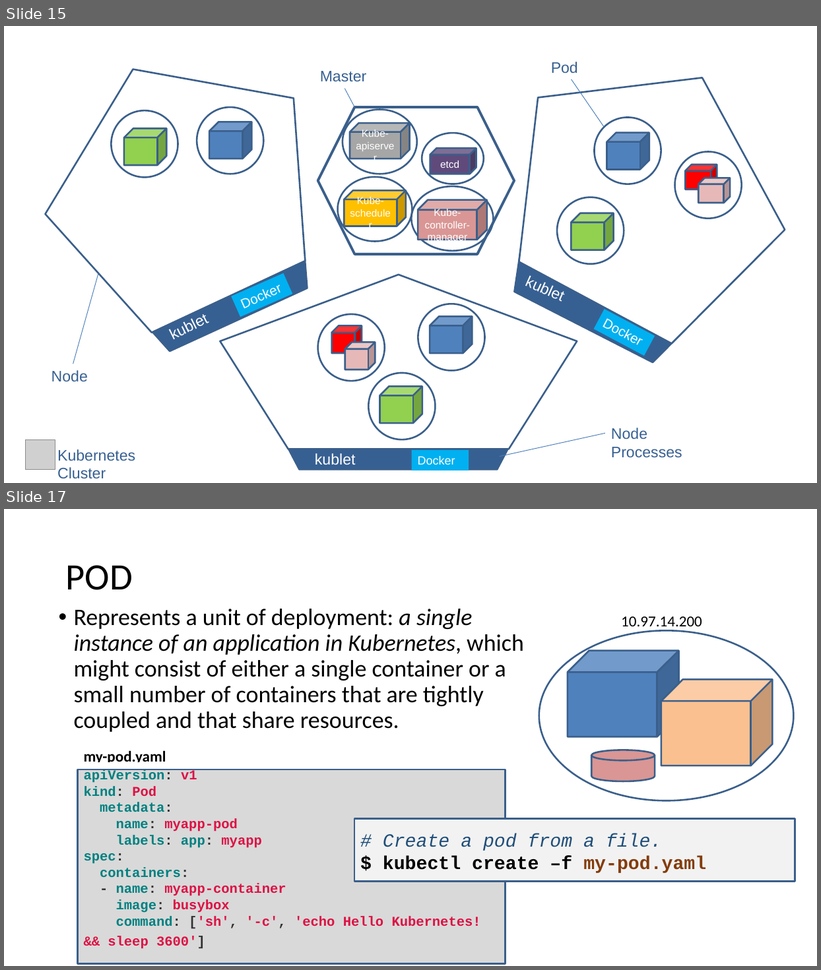
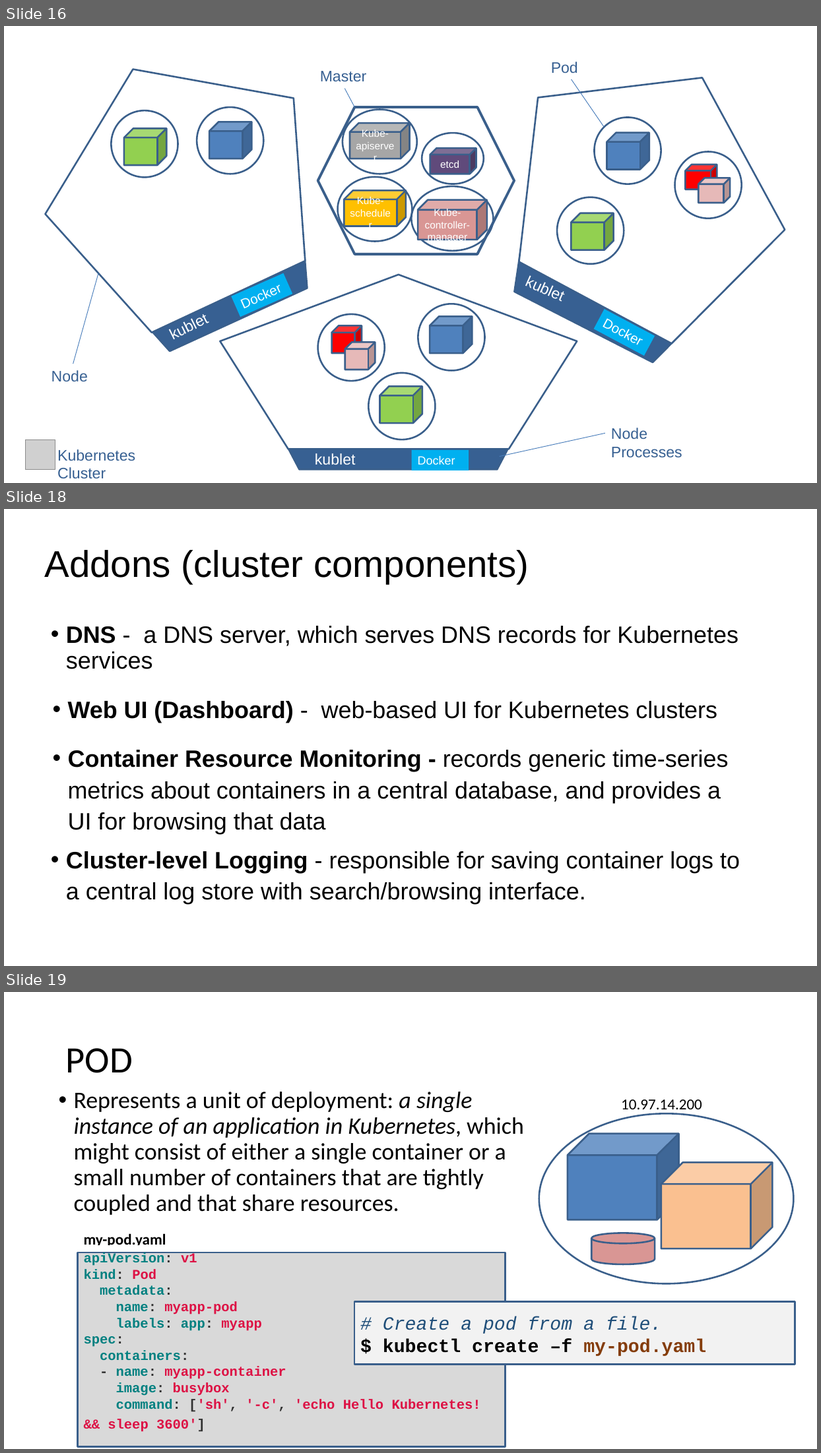
Before and after one commit to eylonmalin/k8s-training, a slide deck: day-2/Using Kubernetes Day 2.pptx. Shown one above the other, each under a label of ours: slides 15 and 17 before the commit, slides 16, 18 and 19 after it; the slides between them are not shown. The pictures are 821x970 and 821x1453 pixels, drawn with LibreOffice and Linux fonts; fonts in the diff are those of the drawing; grey boxes stand for pictures. Boxes give left, top, right and bottom in pixels: in the first picture for what was removed or moved away, otherwise in the second. Text is boxed around its words. In the diff, an @@ line names an element or a change of style, - is before the commit and + after.

```diff
--- a/day-2/Using Kubernetes Day 2.pptx
+++ b/day-2/Using Kubernetes Day 2.pptx
@@ slide 18 added at bbox=[4, 509, 817, 966], background #FFFFFF @@
@@ title added at bbox=[45, 550, 529, 584], 44 pt, text #000000 @@
+Addons (cluster components)
@@ text added at bbox=[66, 626, 739, 669], 28 pt, text #000000 @@
+• DNS - a DNS server, which serves DNS records for Kubernetes services
@@ text added at bbox=[68, 701, 717, 723], 28 pt, text #000000 @@
+• Web UI (Dashboard) - web-based UI for Kubernetes clusters
@@ text added at bbox=[68, 750, 728, 834], 28 pt, text #000000 @@
+• Container Resource Monitoring - records generic time-series metrics about containers in a central database, and provides a UI for browsing that data
@@ text added at bbox=[66, 852, 740, 904], 28 pt, text #000000 @@
+• Cluster-level Logging - responsible for saving container logs to a central log store with search/browsing interface.
@@ what was slide 15 is now slide 16 @@
@@ what was slide 17 is now slide 19 @@
```
Also in this commit, not shown: 3 slides changed, 1 other slide added.
